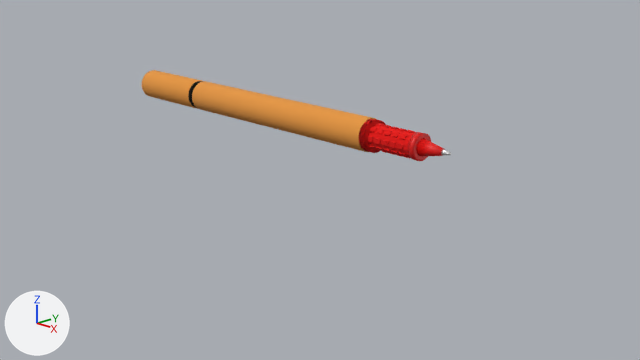
Before and after pictures for a commit that changed the Blender file pen.blend.
Rendered twice from the file's camera 'Camera'. Every picture has the same lights, and +X, +Y and +Z are marked at lower left.

Script lines for the objects in view, before the commit:
```python
me_pen_body = bpy.data.meshes.new('Pen Body')
me_pen_body.from_pydata(...)  # a 32-sided cylinder along z spanning x -1.0..1.0, y -1.0..1.0, z -1.0..1.0
me_pen_body.polygons.foreach_set('use_smooth', [True] * 34)
me_pen_body.materials.append(mat_cardboard)  # orange #e79841
me_red_cap = bpy.data.meshes.new('Red Cap')
me_red_cap.from_pydata(...)  # 384 vertices, 352 faces; spans x -1.0..1.0, y -1.0..1.0, z -1.02..1.0
me_red_cap.polygons.foreach_set('use_smooth', [True] * 352)
me_red_cap.materials.append(mat_cardboard)  # orange #e79841
me_red_spotted = bpy.data.meshes.new('Red Spotted')
me_red_spotted.from_pydata(...)  # 752 vertices, 738 faces; spans x -0.00539..0.00539, y -0.00539..0.00539, z -0.0025..0.0025
me_red_spotted.materials.append(mat_red_closest)  # red #e70500
ob_pen_body = bpy.data.objects.new('Pen Body', me_pen_body)
ob_pen_body.location = (0.0, 0.0, 0.3019)
ob_pen_body.rotation_euler = (0.0, 1.571, 0.0)  # degrees (0, 90, 0)
ob_pen_body.scale = (0.005, 0.005, 0.04)
ob_red_cap = bpy.data.objects.new('Red Cap', me_red_cap)
ob_red_cap.parent = ob_pen_body
ob_red_cap.matrix_parent_inverse = Matrix(((0.0000151, 0.0, -200.0, 60.38), (0.0, 200.0, 0.0, 0.0), (25.0, 0.0, 0.0, 0.0), (0.0, 0.0, 0.0, 1.0)))
ob_red_cap.location = (0.0575, 0.0, 0.302)
ob_red_cap.rotation_euler = (3.142, 1.571, 0.0)  # degrees (180, 90, 0)
ob_red_cap.scale = (0.005, 0.005, 0.015)
ob_red_cap.hide_set(True)
ob_red_spotted = bpy.data.objects.new('Red Spotted', me_red_spotted)
ob_red_spotted.parent = ob_red_ring
ob_red_spotted.matrix_parent_inverse = Matrix(((0.0, 0.0, -1.053, 0.0), (0.0, 1.053, 0.0, 0.0), (2.0, 0.0, 0.0, -0.0825), (0.0, 0.0, 0.0, 1.0)))
ob_red_spotted.location = (0.05, 0.0, 0.0)
ob_red_spotted.rotation_euler = (0.0, 1.571, 0.0)  # degrees (0, 90, 0)
ob_red_spotted.scale = (0.7, 0.7, 3.0)
# also in view: 'Black Cap' at (-0.058, 0.0, 0.302); 'Red Ring' at (0.041, 0.0, 0.302)
```
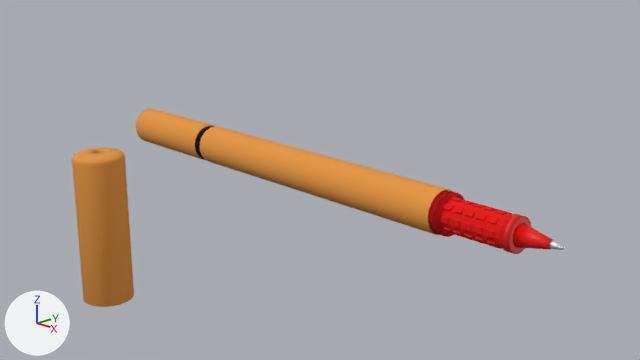
Commit message: final pen and scene

The change in detail:
Object 'Pen Body' (ob_pen_body) moves from (0.0, 0.0, 0.3019) to (0.0581, -0.0389, 0.3019).
Object 'Red Cap' (ob_red_cap) moves from (0.0575, 0.0, 0.302) to (0.0019, -0.0585, 0.303).
Object 'Red Cap' (ob_red_cap) turns from (180, 90, 0) to (180, 0, 0) degrees about x, y and z.
Object 'Red Cap' (ob_red_cap) is now shown.

Changed parts and their boxes [x1, y1, x2, y2] in the pictures (640 x 360 px):
'Pen Body', moved
    before: [192, 81, 376, 152]
    after: [200, 126, 453, 235]
'Red Cap', shown
    after: [72, 148, 134, 307]
'Black Cap', moved
    before: [142, 70, 202, 109]
    after: [136, 109, 214, 160]
'Red Spotted', moved
    before: [367, 123, 417, 159]
    after: [440, 197, 512, 249]
'red cone', moved
    before: [416, 138, 445, 156]
    after: [513, 223, 554, 249]
'Red Ring', moved
    before: [359, 119, 386, 153]
    after: [428, 190, 464, 237]
'2nd red ring', moved
    before: [408, 132, 431, 161]
    after: [500, 214, 531, 254]
'Black ring', moved
    before: [188, 81, 203, 108]
    after: [195, 126, 214, 159]
'pen end', moved
    before: [441, 149, 451, 155]
    after: [549, 240, 564, 250]
